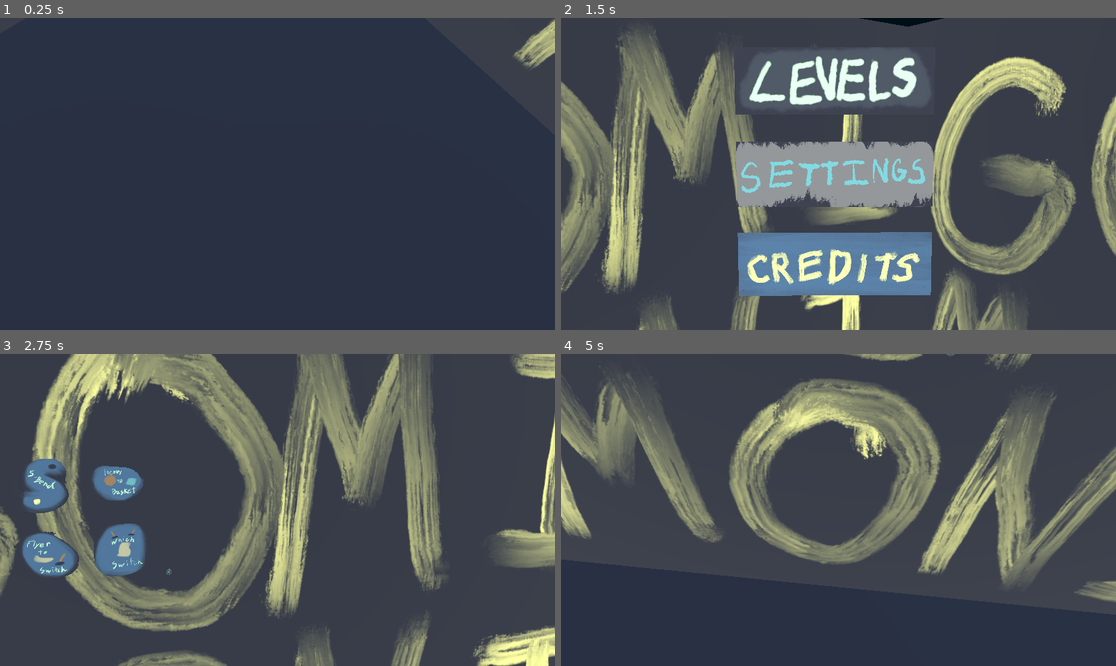
Above: before the commit, frames 1-4 (two rows, left to right).
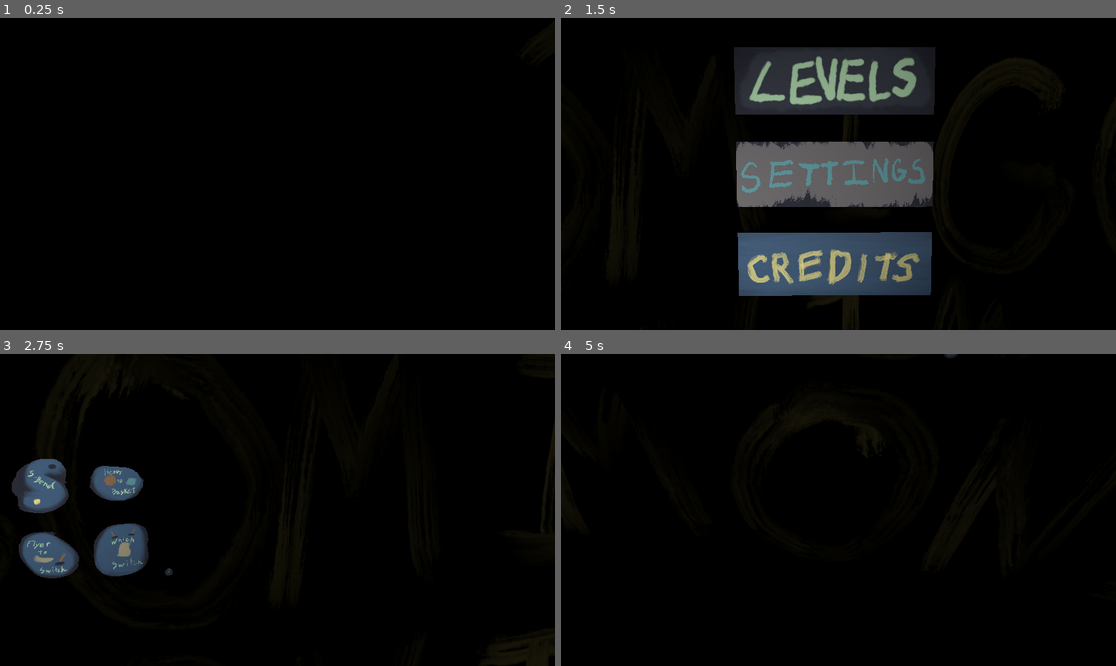
Above: after the commit, the same moments.

Repository: Wake1st/GomiMoni
Game: Godot game, scene res://base/main.tscn
The game is run twice, just before and just after one commit, with the same random seed, the same clock (stepped at 60 frames per second) and the same inputs.
Inputs (mouse positions are in pixels of both pictures, inside the frame that each line leads up to):
- Up to frame 1 (0.25 s): no input
- Up to frame 2 (1.5 s): tap Enter (ui_accept) at 0.5, 0.77, 1.07 s; move the mouse to (960, 158) at 0.52 s; hold Right (ui_right) 0.53-1.28 s; tap F at 0.6 s; click (960, 158) at 0.67 s; tap O at 0.8, 1.35 s; move the mouse to (727, 189) at 1.27 s; hold Down (ui_down) from 1.28 s (still down)
- Up to frame 3 (2.75 s): tap Enter (ui_accept) at 1.52, 1.82, 2 s; tap Shift at 1.55, 2.1 s; move the mouse to (333, 441) at 2.02 s; release Down (ui_down) at 2.03 s; hold Right (ui_right) from 2.03 s (still down); hold Enter (ui_accept) from 2.03 s (still down)
- Up to frame 4 (5 s): move the mouse to (810, 572) at 2.77 s; release Right (ui_right) at 2.78 s; release Enter (ui_accept) at 2.78 s; hold Up (ui_up) 2.78-3.53 s; tap Enter (ui_accept) at 2.85, 3.02, 3.32, 3.77, 4.07, 4.25, 4.52, 4.82 s; click (810, 572) at 2.92 s; tap F at 3.05 s; move the mouse to (1005, 556) at 3.52 s; hold Left (ui_left) from 3.53 s (still down); tap X (swap_character_next) at 3.6 s; tap O at 3.8 s; move the mouse to (672, 463) at 4.27 s; tap Z (swap_character_prev) at 4.35 s; tap Shift at 4.55 s

The runs differ from the first frame. In frame 1, 100% of the frame differs, in the area x 0-100%, y 0-100%; in frame 2, 100%; in frame 3, 100%; in frame 4, 100%.

Commit message:
created light system

Diff:
--- a/base/main.tscn
+++ b/base/main.tscn
@@ -4,9 +4,7 @@
 [ext_resource type="PackedScene" uid="uid://c2hl4snhbybv0" path="res://systems/staging_system.tscn" id="1_wbdts"]
 
 [sub_resource type="Environment" id="Environment_wbdts"]
-ambient_light_source = 2
-ambient_light_color = Color(0.243137, 0.556863, 0.572549, 1)
-ambient_light_energy = 1.32
+background_energy_multiplier = 0.2
 
 [node name="Main" type="Node3D"]
 script = ExtResource("1_f47da")
@@ -15,7 +13,3 @@
 
 [node name="WorldEnvironment" type="WorldEnvironment" parent="."]
 environment = SubResource("Environment_wbdts")
-
-[node name="Sun" type="DirectionalLight3D" parent="."]
-transform = Transform3D(0.707107, 0.5, 0.5, 0, -0.707107, 0.707107, 0.707107, -0.5, -0.5, 0, 0, 0)
-light_energy = 3.0
--- /dev/null
+++ b/mechanics/focus_light.gd
@@ -0,0 +1,69 @@
+class_name FocusLight
+extends SpotLight3D
+
+
+signal transition_finished
+
+enum MODE {
+	FOCUSED,
+	OPENED,
+}
+
+const FOCUS_ANGLE: float = 8.0
+const OPEN_ANGLE: float = 36.0
+const FOCUS_ANGLE_ATTENUATION: float = 0.2
+const OPEN_ANGLE_ATTENUATION: float = 2.0
+const TWEEN_DURATION: float = 0.8
+
+var tween: Tween
+
+
+func _ready() -> void:
+	reset()
+
+
+func reset() -> void:
+	turn_on(false)
+	set_mode(MODE.FOCUSED)
+
+
+func turn_on(value: bool = true) -> void:
+	if value:
+		light_energy = 1.0
+	else:
+		light_energy = 0.0
+
+
+func set_mode(m: MODE) -> void:
+	# set directly according to mode
+	match m:
+		MODE.FOCUSED:
+			spot_angle = FOCUS_ANGLE
+			spot_angle_attenuation = FOCUS_ANGLE_ATTENUATION
+		MODE.OPENED:
+			spot_angle = OPEN_ANGLE
+			spot_angle_attenuation = OPEN_ANGLE_ATTENUATION
+
+
+func to_mode(m: MODE) -> void:
+	# get the target settings
+	var angle
+	var angle_attenuation
+	match m:
+		MODE.FOCUSED:
+			angle = FOCUS_ANGLE
+			angle_attenuation = FOCUS_ANGLE_ATTENUATION
+		MODE.OPENED:
+			angle = OPEN_ANGLE
+			angle_attenuation = OPEN_ANGLE_ATTENUATION
+
+	# transition between modes
+	tween = create_tween()
+	tween.tween_property(self, "spot_angle", angle, TWEEN_DURATION)
+	tween.parallel()
+	tween.tween_property(self, "spot_angle_attenuation", angle_attenuation, TWEEN_DURATION)
+	tween.tween_callback(handle_tween_finished)
+
+
+func handle_tween_finished() -> void:
+	emit_signal("transition_finished")
--- /dev/null
+++ b/mechanics/focus_light.tscn
@@ -0,0 +1,11 @@
+[gd_scene load_steps=2 format=3 uid="uid://brnh2sw5gythu"]
+
+[ext_resource type="Script" uid="uid://dnv2s7e2hp2hg" path="res://mechanics/focus_light.gd" id="1_owim0"]
+
+[node name="FocusLight" type="SpotLight3D"]
+shadow_enabled = true
+spot_range = 5.2192
+spot_attenuation = -1.2
+spot_angle = 32.1524
+spot_angle_attenuation = 2.21914
+script = ExtResource("1_owim0")
--- /dev/null
+++ b/systems/focus_system.gd
@@ -0,0 +1,65 @@
+class_name FocusSystem
+extends Node3D
+
+
+signal all_open
+
+@export var pulseTime: float = 0.4
+@export var focusTime: float = 0.6
+@export var lights: Array[FocusLight] = []
+
+@onready var timer: Timer = $Timer
+
+var lightIndex: int = 0
+var lightsWide: int = 0
+var allOn: bool = false
+
+
+func _ready() -> void:
+	for light in lights:
+		light.transition_finished.connect(handle_light_transition_finished)
+
+
+func run() -> void:
+	timer.start(pulseTime)
+
+
+func reset() -> void:
+	# reset all lights
+	for light in lights:
+		light.reset()
+
+	# reset values
+	allOn = false
+	lightIndex = 0
+	lightsWide = 0
+
+
+func _on_timer_timeout():
+	if allOn:
+		# ensure no more loops
+		timer.stop()
+
+		# open up all the lights
+		for light in lights:
+			light.to_mode(FocusLight.MODE.OPENED)
+	else:
+		# turn on the current light
+		lights[lightIndex].turn_on()
+		lightIndex += 1
+
+		# if all on, wait for focus
+		if lightIndex == lights.size():
+			allOn = true
+			timer.stop()
+			timer.start(focusTime)
+
+
+func handle_light_transition_finished() -> void:
+	# check if all lights are on
+	lightsWide += 1
+	allOn = lightsWide == lights.size()
+
+	# notify listeners
+	if allOn:
+		emit_signal("all_open")
--- /dev/null
+++ b/systems/focus_system.tscn
@@ -0,0 +1,10 @@
+[gd_scene load_steps=2 format=3 uid="uid://dtfnurfw41uw7"]
+
+[ext_resource type="Script" uid="uid://csjei1aub058f" path="res://systems/focus_system.gd" id="1_f70d1"]
+
+[node name="FocusSystem" type="Node3D"]
+script = ExtResource("1_f70d1")
+
+[node name="Timer" type="Timer" parent="."]
+
+[connection signal="timeout" from="Timer" to="." method="_on_timer_timeout"]
--- /dev/null
+++ b/testing/mechanics/test_focus_light.gd
@@ -0,0 +1,33 @@
+extends Node3D
+
+
+@onready var focusLight: FocusLight = $FocusLight
+
+var isOn: bool = false
+
+
+func _ready() -> void:
+	focusLight.transition_finished.connect(handle_transition_finished)
+
+
+func _input(_event) -> void:
+	var fPressed = Input.is_key_label_pressed(KEY_F)
+	var oPressed = Input.is_key_label_pressed(KEY_O)
+	var shiftPressed = Input.is_key_label_pressed(KEY_SHIFT)
+	var acceptPressed = Input.is_action_just_pressed("ui_accept")
+
+	if shiftPressed && fPressed:
+		focusLight.set_mode(FocusLight.MODE.FOCUSED)
+	elif shiftPressed && oPressed:
+		focusLight.set_mode(FocusLight.MODE.OPENED)
+	elif fPressed:
+		focusLight.to_mode(FocusLight.MODE.FOCUSED)
+	elif oPressed:
+		focusLight.to_mode(FocusLight.MODE.OPENED)
+	elif acceptPressed:
+		isOn = !isOn
+		focusLight.turn_on(isOn)
+
+
+func handle_transition_finished() -> void:
+	print("light open!")
--- /dev/null
+++ b/testing/mechanics/test_focus_light.tscn
@@ -0,0 +1,18 @@
+[gd_scene load_steps=4 format=3 uid="uid://3aej3plvarfx"]
+
+[ext_resource type="Script" uid="uid://bivd35u6x0e36" path="res://testing/mechanics/test_focus_light.gd" id="1_hcqqv"]
+[ext_resource type="PackedScene" uid="uid://brnh2sw5gythu" path="res://mechanics/focus_light.tscn" id="1_nej6x"]
+
+[sub_resource type="PlaneMesh" id="PlaneMesh_hcqqv"]
+orientation = 2
+
+[node name="TestFocusLight" type="Node3D"]
+script = ExtResource("1_hcqqv")
+
+[node name="FocusLight" parent="." instance=ExtResource("1_nej6x")]
+
+[node name="MeshInstance3D" type="MeshInstance3D" parent="."]
+transform = Transform3D(1, 0, 0, 0, 1, 0, 0, 0, 1, 0, 0, -1.5076)
+mesh = SubResource("PlaneMesh_hcqqv")
+
+[node name="Camera3D" type="Camera3D" parent="."]
--- /dev/null
+++ b/testing/systems/test_focus_system.gd
@@ -0,0 +1,20 @@
+extends Node3D
+
+
+@onready var focusSystem: FocusSystem = $FocusSystem
+
+
+func _ready() -> void:
+	focusSystem.all_open.connect(handle_all_open)
+
+
+func _input(_event) -> void:
+	if Input.is_action_just_pressed("ui_accept"):
+		if focusSystem.allOn:
+			focusSystem.reset()
+		else:
+			focusSystem.run()
+
+
+func handle_all_open() -> void:
+	print("all open!")
--- /dev/null
+++ b/testing/systems/test_focus_system.tscn
@@ -0,0 +1,34 @@
+[gd_scene load_steps=5 format=3 uid="uid://dsv0wune3a1wn"]
+
+[ext_resource type="Script" uid="uid://cuvmdcbiflb65" path="res://testing/systems/test_focus_system.gd" id="1_p8760"]
+[ext_resource type="PackedScene" uid="uid://dtfnurfw41uw7" path="res://systems/focus_system.tscn" id="1_yapox"]
+[ext_resource type="PackedScene" uid="uid://brnh2sw5gythu" path="res://mechanics/focus_light.tscn" id="2_p8760"]
+
+[sub_resource type="PlaneMesh" id="PlaneMesh_etv0k"]
+size = Vector2(10, 5.19)
+orientation = 2
+
+[node name="TestFocusSystem" type="Node3D"]
+script = ExtResource("1_p8760")
+
+[node name="FocusSystem" parent="." node_paths=PackedStringArray("lights") instance=ExtResource("1_yapox")]
+lights = [NodePath("FocusLight"), NodePath("FocusLight2"), NodePath("FocusLight3"), NodePath("FocusLight4")]
+
+[node name="FocusLight" parent="FocusSystem" instance=ExtResource("2_p8760")]
+transform = Transform3D(1, 0, 0, 0, 1, 0, 0, 0, 1, -3.39104, 0.834503, 0)
+
+[node name="FocusLight2" parent="FocusSystem" instance=ExtResource("2_p8760")]
+transform = Transform3D(1, 0, 0, 0, 1, 0, 0, 0, 1, 1.19414, 0.834503, 0)
+
+[node name="FocusLight3" parent="FocusSystem" instance=ExtResource("2_p8760")]
+transform = Transform3D(1, 0, 0, 0, 1, 0, 0, 0, 1, -1.08086, -0.992453, 0)
+
+[node name="FocusLight4" parent="FocusSystem" instance=ExtResource("2_p8760")]
+transform = Transform3D(1, 0, 0, 0, 1, 0, 0, 0, 1, 3.4743, -0.992453, 0)
+
+[node name="MeshInstance3D" type="MeshInstance3D" parent="."]
+transform = Transform3D(1, 0, 0, 0, 1, 0, 0, 0, 1, 0, 0, -2.24584)
+mesh = SubResource("PlaneMesh_etv0k")
+
+[node name="Camera3D" type="Camera3D" parent="."]
+transform = Transform3D(1, 0, 0, 0, 1, 0, 0, 0, 1, 0, 0, 1.50086)
--- a/ui/main menu/credits.tscn
+++ b/ui/main menu/credits.tscn
@@ -23,3 +23,10 @@
 
 [node name="CancelOption" parent="." instance=ExtResource("3_1bagf")]
 transform = Transform3D(-1.74846e-08, 0, 0.4, 0, 0.4, 0, -0.4, 0, -1.74846e-08, 0.025, -1.37816, 1.89348)
+
+[node name="SpotLight3D" type="SpotLight3D" parent="."]
+transform = Transform3D(-0.678015, 0.313468, 0.664855, 0.0918807, 0.933555, -0.346457, -0.729283, -0.173816, -0.661767, 2.66111, -1.95041, -4.21651)
+spot_range = 11.7215
+spot_attenuation = -0.41
+spot_angle = 30.83
+spot_angle_attenuation = 0.466516
--- a/ui/main menu/level selection/level_selector.tscn
+++ b/ui/main menu/level selection/level_selector.tscn
@@ -114,3 +114,9 @@
 onSelectDepthChange = 0.2
 onSelectDownAnimationDuration = 0.2
 onSelectUpAnimationDuration = 0.3
+
+[node name="SpotLight3D" type="SpotLight3D" parent="."]
+transform = Transform3D(1, 0, 0, 0, 0.946548, 0.322563, 0, -0.322563, 0.946548, 0, 0.836197, 2.6535)
+spot_attenuation = -0.26
+spot_angle = 53.5
+spot_angle_attenuation = 0.189465
--- a/ui/main menu/main selection/main_selector.gd
+++ b/ui/main menu/main selection/main_selector.gd
@@ -3,6 +3,7 @@
 
 
 func setup(callback: Callable) -> void:
-	for child: MainOption in get_children():
-		child.setup()
-		child.selected.connect(callback)
+	for child in get_children():
+		if child is MainOption:
+			child.setup()
+			child.selected.connect(callback)
--- a/ui/main menu/main selection/main_selector.tscn
+++ b/ui/main menu/main selection/main_selector.tscn
@@ -51,3 +51,10 @@
 onSelectDownAnimationDuration = 0.1
 onSelectUpAnimationDuration = 0.3
 image = ExtResource("5_s6vg7")
+
+[node name="SpotLight3D" type="SpotLight3D" parent="."]
+transform = Transform3D(0.848048, -0.185582, -0.496361, 0, 0.936672, -0.350207, 0.529919, 0.296993, 0.794343, -2.17018, -1.35679, 1.6637)
+spot_range = 6.937
+spot_attenuation = -0.47
+spot_angle = 48.46
+spot_angle_attenuation = 0.353553
--- a/ui/main menu/settings.tscn
+++ b/ui/main menu/settings.tscn
@@ -79,4 +79,10 @@
 
 [node name="SampleTimer" type="Timer" parent="."]
 
+[node name="SpotLight3D" type="SpotLight3D" parent="."]
+transform = Transform3D(1, 0, 0, 0, -0.273959, 0.961741, 0, -0.961741, -0.273959, 0, 2.59248, -0.98099)
+spot_attenuation = 0.06
+spot_angle = 27.99
+spot_angle_attenuation = 0.406126
+
 [connection signal="timeout" from="SampleTimer" to="." method="_on_sample_timer_timeout"]
Not shown, added: mechanics/focus_light.gd.uid
Not shown, added: systems/focus_system.gd.uid
Not shown, added: testing/mechanics/test_focus_light.gd.uid
Not shown, added: testing/systems/test_focus_system.gd.uid
